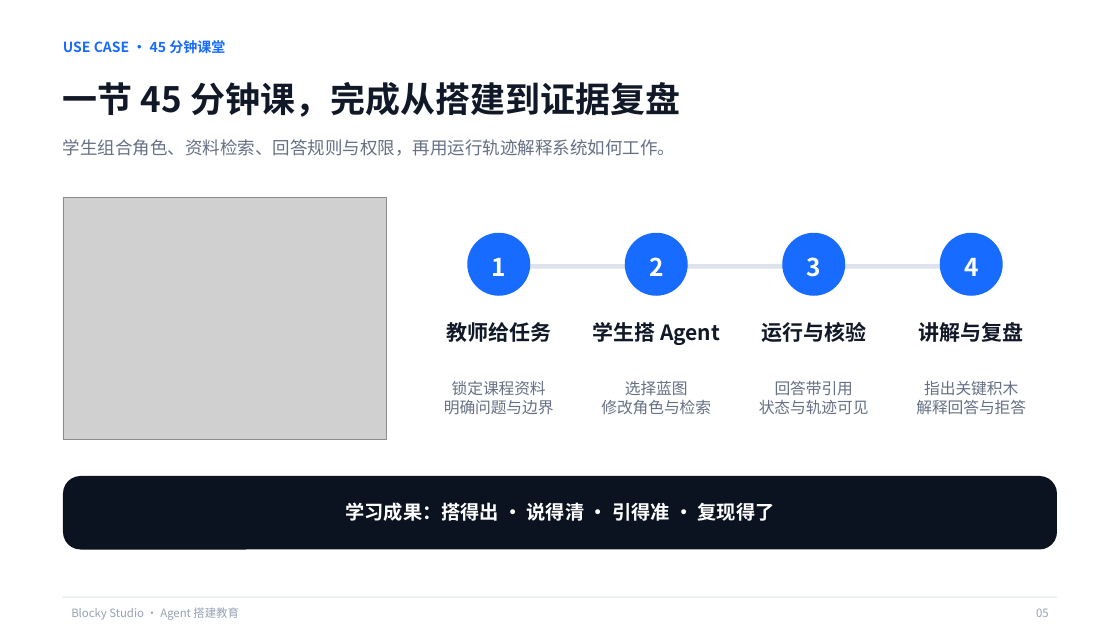
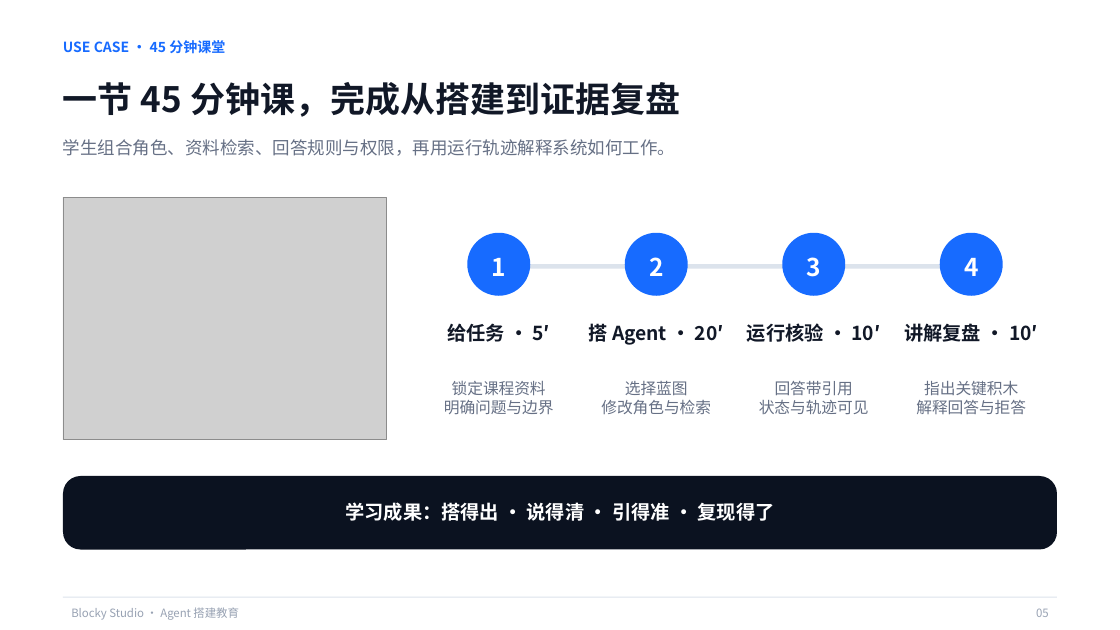
Before and after one commit to q2955161835-debug/Blocky-AI, a slide deck: slide 5 of PPT与商业计划书/Blocky-Studio-息壤杯-AI+教育.pptx. Drawn at 1120x630 pixels with LibreOffice and Linux fonts; fonts in the diff are those of the drawing; grey boxes stand for pictures. Boxes give left, top, right and bottom in pixels: in the first picture for what was removed or moved away, otherwise in the second. Text is boxed around its words. In the diff, an @@ line names an element or a change of style, - is before the commit and + after.

```diff
--- a/PPT与商业计划书/Blocky-Studio-息壤杯-AI+教育.pptx
+++ b/PPT与商业计划书/Blocky-Studio-息壤杯-AI+教育.pptx
@@ text at bbox=[447, 323, 551, 342]: text changed; size 18 to 16.5 pt @@
-教师给任务
+给任务 · 5′
@@ text at bbox=[589, 323, 724, 345]: text changed; size 18 to 16.5 pt @@
-学生搭 Agent
+搭 Agent · 20′
@@ text at bbox=[747, 323, 881, 342]: text changed; size 18 to 16.5 pt @@
-运行与核验
+运行核验 · 10′
@@ text at bbox=[904, 323, 1038, 342]: text changed; size 18 to 16.5 pt @@
-讲解与复盘
+讲解复盘 · 10′
```
Also in this commit, not shown: 9 other slides changed, 1 other file.
